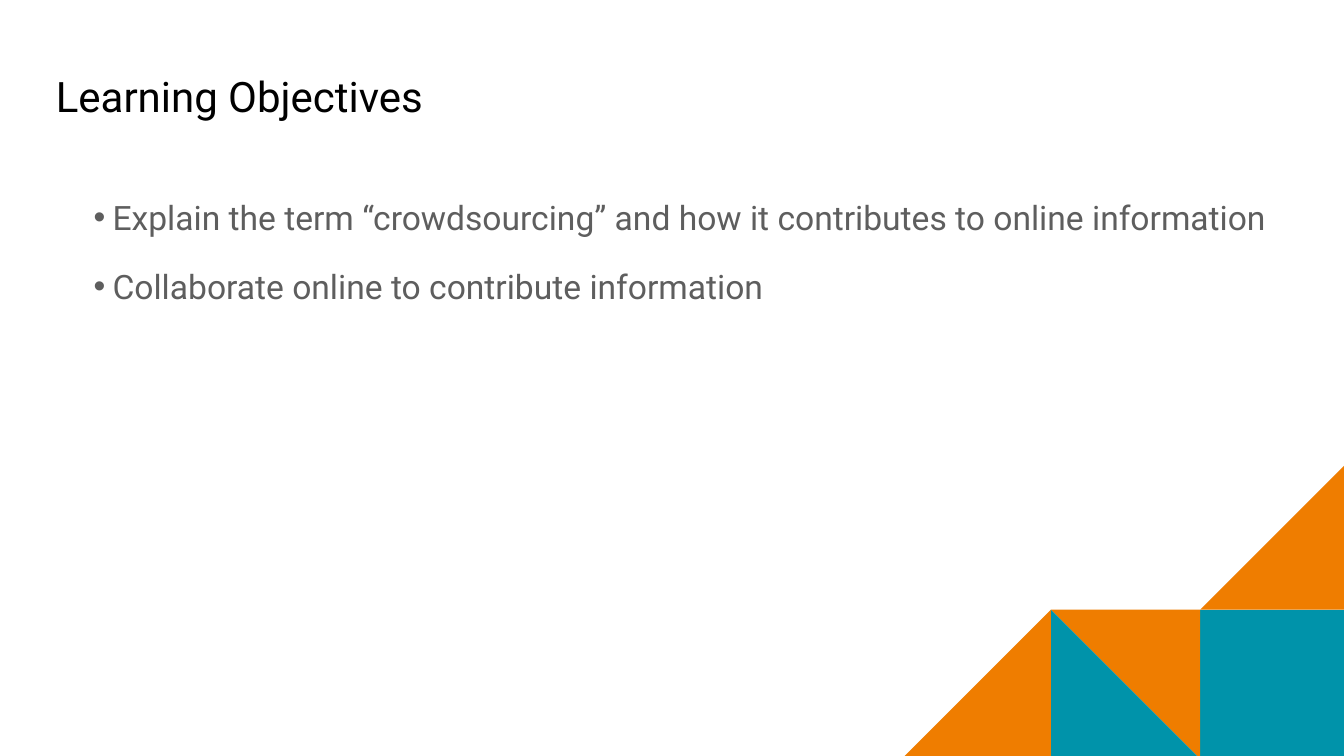
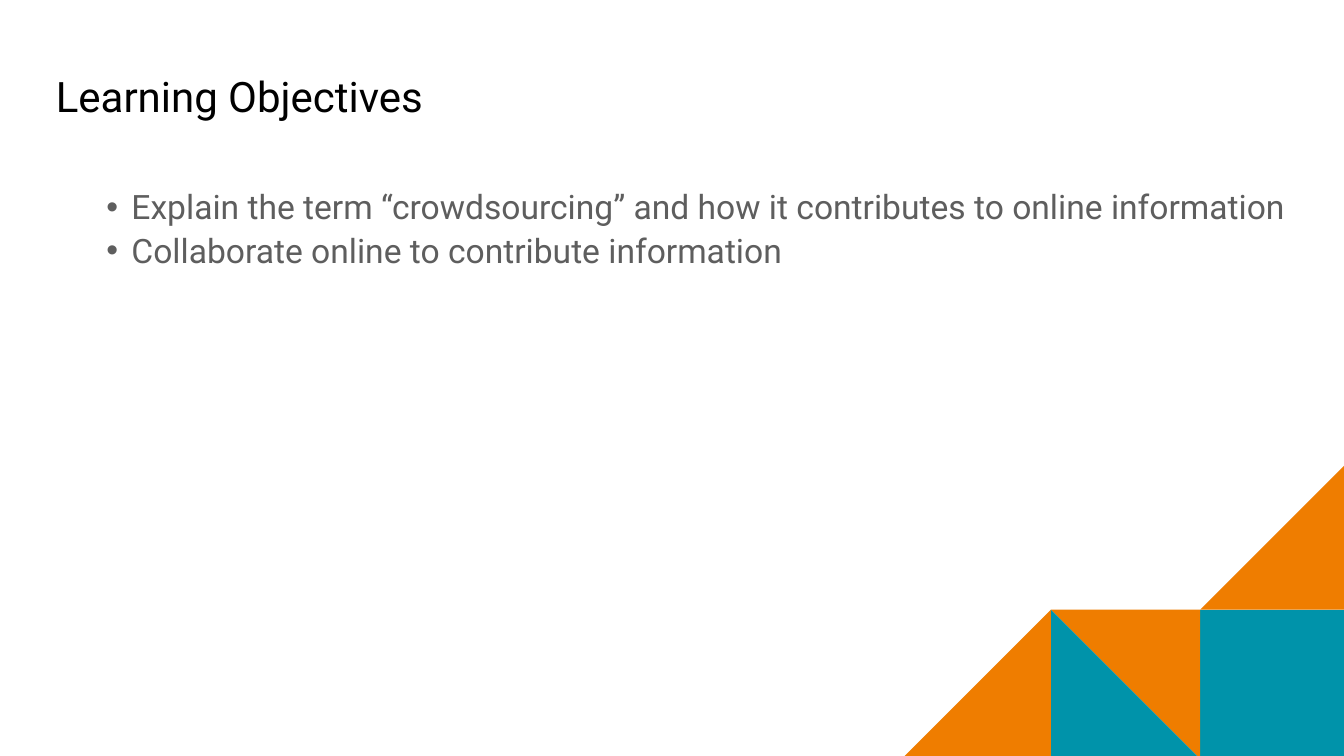
Before and after one commit to mr-eggleton/web-lit-core, a slide deck: slide 3 of final ppt/14-crowdsourcing-on-the-web.pptx. Drawn at 1344x756 pixels with LibreOffice and Linux fonts; fonts in the diff are those of the drawing; background and template pictures are left out. Boxes give left, top, right and bottom in pixels: in the first picture for what was removed or moved away, otherwise in the second. Text is boxed around its words. In the diff, an @@ line names an element or a change of style, - is before the commit and + after.

```diff
--- a/final ppt/14-crowdsourcing-on-the-web.pptx
+++ b/final ppt/14-crowdsourcing-on-the-web.pptx
@@ text "Explain the term “crowdsourcing” and ..." at (x1=131, y1=193, x2=1284, y2=264): indent changed; line spacing 1.15 to 0.9; less space between paragraphs @@
```
Also in this commit, not shown: 8 other slides changed.
